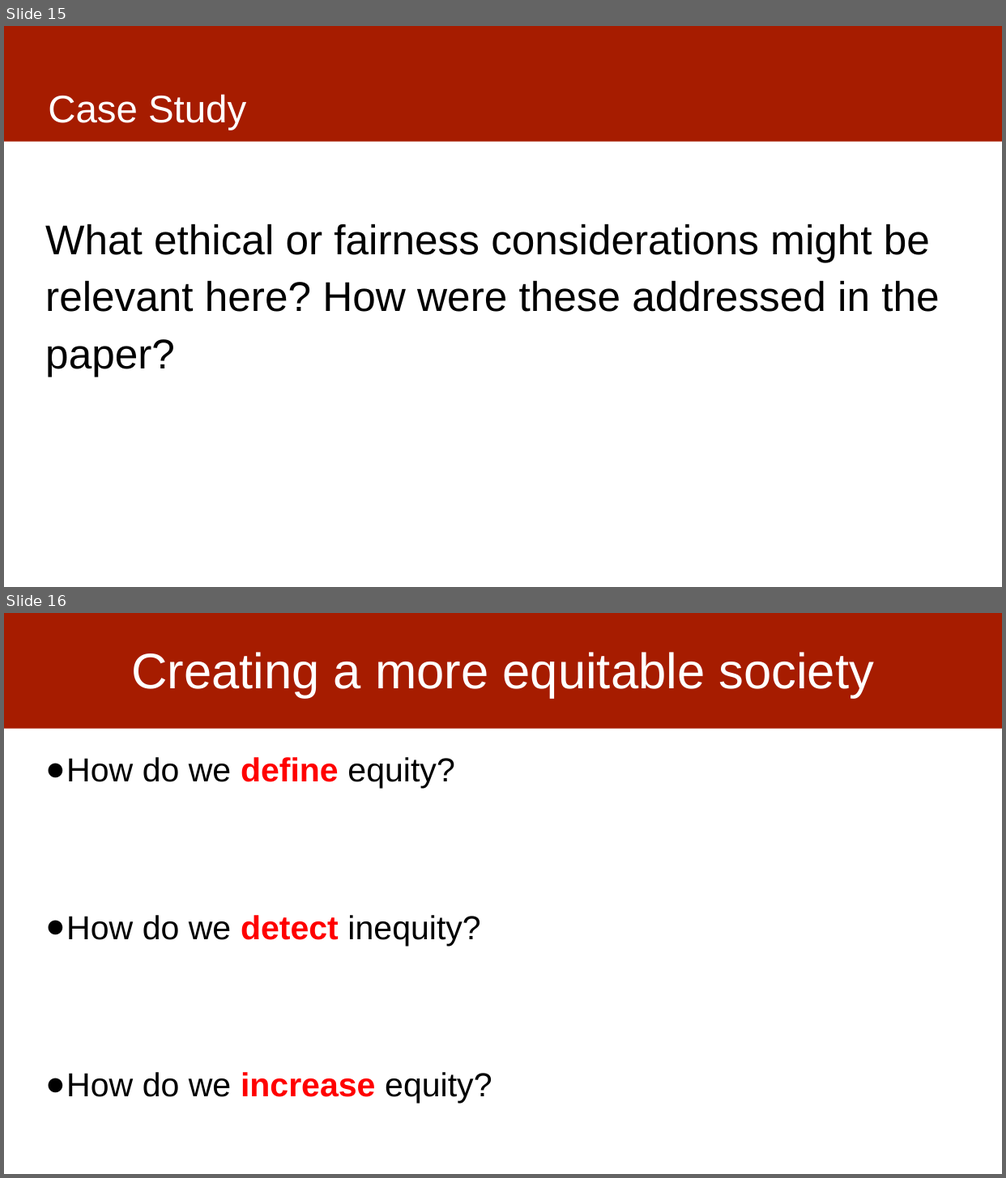
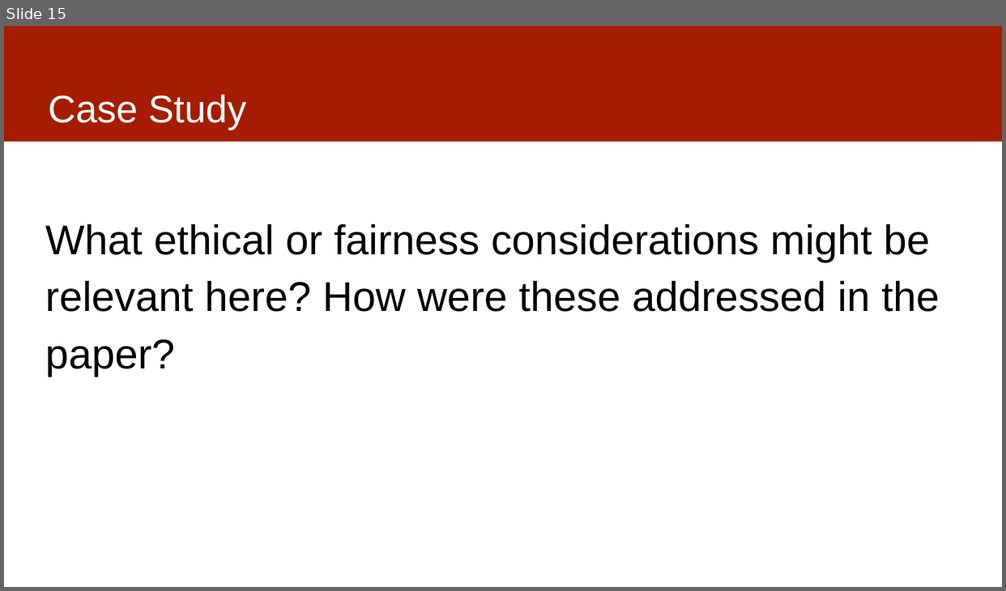
Before and after one commit to dssg/mlforpublicpolicylab, a slide deck: Lectures/03-casestudies.pptx. Shown one above the other, each under a label of ours: slides 15 and 16 before the commit, slide 15 after it. The pictures are 1006x1178 and 1006x591 pixels, drawn with LibreOffice and Linux fonts; fonts in the diff are those of the drawing. Boxes give left, top, right and bottom in pixels: in the first picture for what was removed or moved away, otherwise in the second. Text is boxed around its words. In the diff, an @@ line names an element or a change of style, - is before the commit and + after.

```diff
--- a/Lectures/03-casestudies.pptx
+++ b/Lectures/03-casestudies.pptx
@@ slide 16 removed at box(4, 613, 1002, 1174), background #FFFFFF; not listed: 1 template element that a slide beside it also shows @@
@@ title removed at box(131, 652, 874, 697) @@
-Creating a more equitable society
@@ text removed at box(45, 757, 492, 1104) @@
-● How do we define equity?
-● How do we detect inequity?
-● How do we increase equity?
```
Also in this commit, not shown: 5 slides changed, 1 other slide removed, 1 other file.
